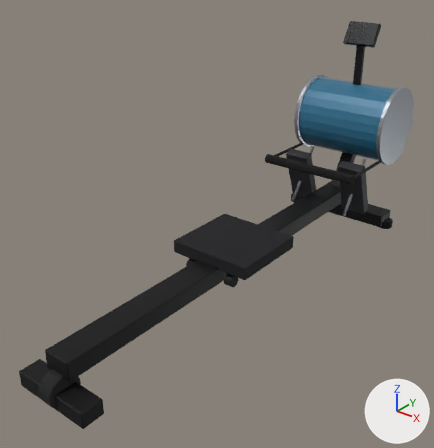
The glTF model assets/models/rower_budget.glb: old version first, new version second.
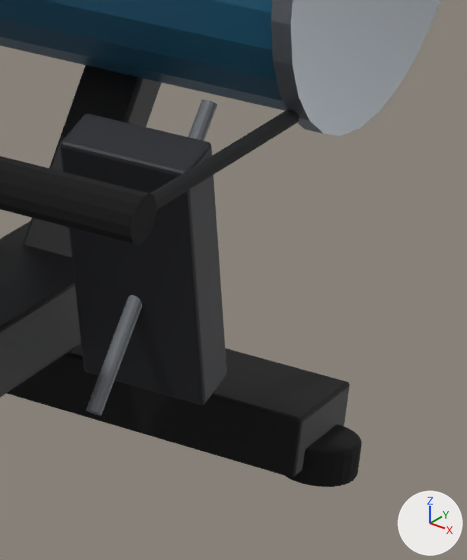
The first picture shows the older version from a 50 mm camera at (1.09, -1.505, 1.121) aimed at (-0.04, -0.092, 0.245). The close-ups show the older and then the newer version on the part from 75% to 95% of the width and 31% to 54% of the height of that picture. Only the edits that show in the close-ups are written down. Arrows for +X, +Y and +Z are at lower right; the lights stay in place. Where no turn or scale is listed for an object, it has been applied to the vertices. Vertices at exactly the same position are counted once.
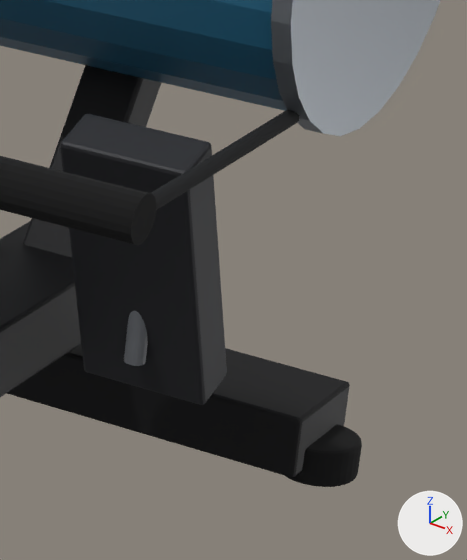
The newer file is also turned or shifted as a whole; pictures and numbers use the older file's frame.

Where the change shows, as pixel boxes [x1, y1, x2, y2] in the close-ups (467 x 560 px):
```json
{"object": "Cylinder.007", "change": "reshaped", "before": [86, 100, 217, 415], "after": [124, 311, 148, 366]}
{"part": 1, "of": "me_cylinder_007", "change": "added", "after": [124, 311, 148, 366]}
{"part": 2, "of": "me_cylinder_007", "change": "deleted", "before": [86, 100, 217, 415]}
```

The change, as JSON lines over the scene's bpy script:
```json
{"block": "me_cylinder_007", "where": "# used by ob_cylinder_007; location = (0.12, 0.59, 0.2)"}
{"op": "remove", "block": "me_cylinder_007", "code": "me_cylinder_007.from_pydata(...)  # 28 vertices, 52 faces; spans x -0.006..0.006, y -0.075..0.075, z -0.103..0.103"}
{"op": "add", "block": "me_cylinder_007", "code": "me_cylinder_007.from_pydata(...)  # 40 vertices, 76 faces; spans x -0.008..0.008, y -0.018..-0.002, z -0.08..0.0"}
{"block": "me_cylinder_007", "change": "me_cylinder_007 part 1: 40 vertices added at x -0.008..0.008, y -0.018..-0.002, z -0.08..0.0, forming a 20-sided cylinder along z"}
{"block": "me_cylinder_007", "change": "me_cylinder_007 part 2: 28 vertices removed from x -0.006..0.006, y -0.075..0.075, z -0.103..0.103"}
```
